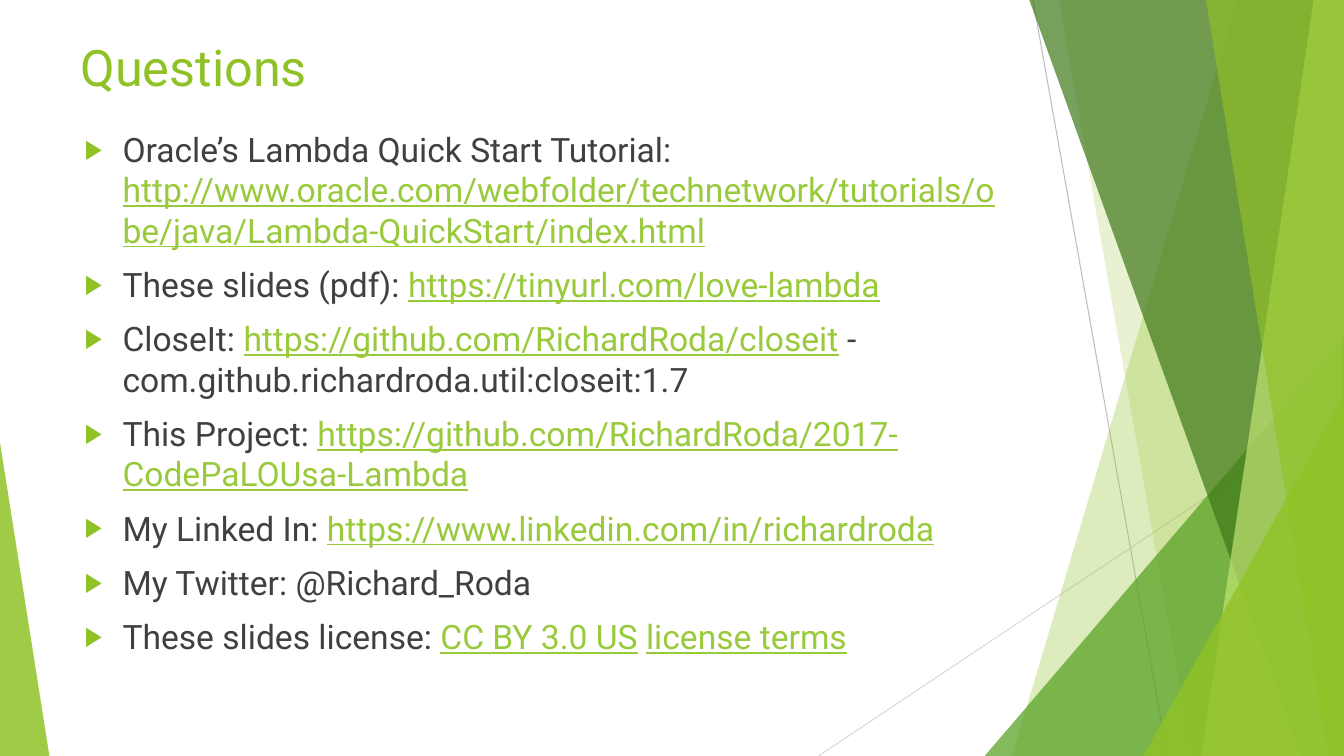
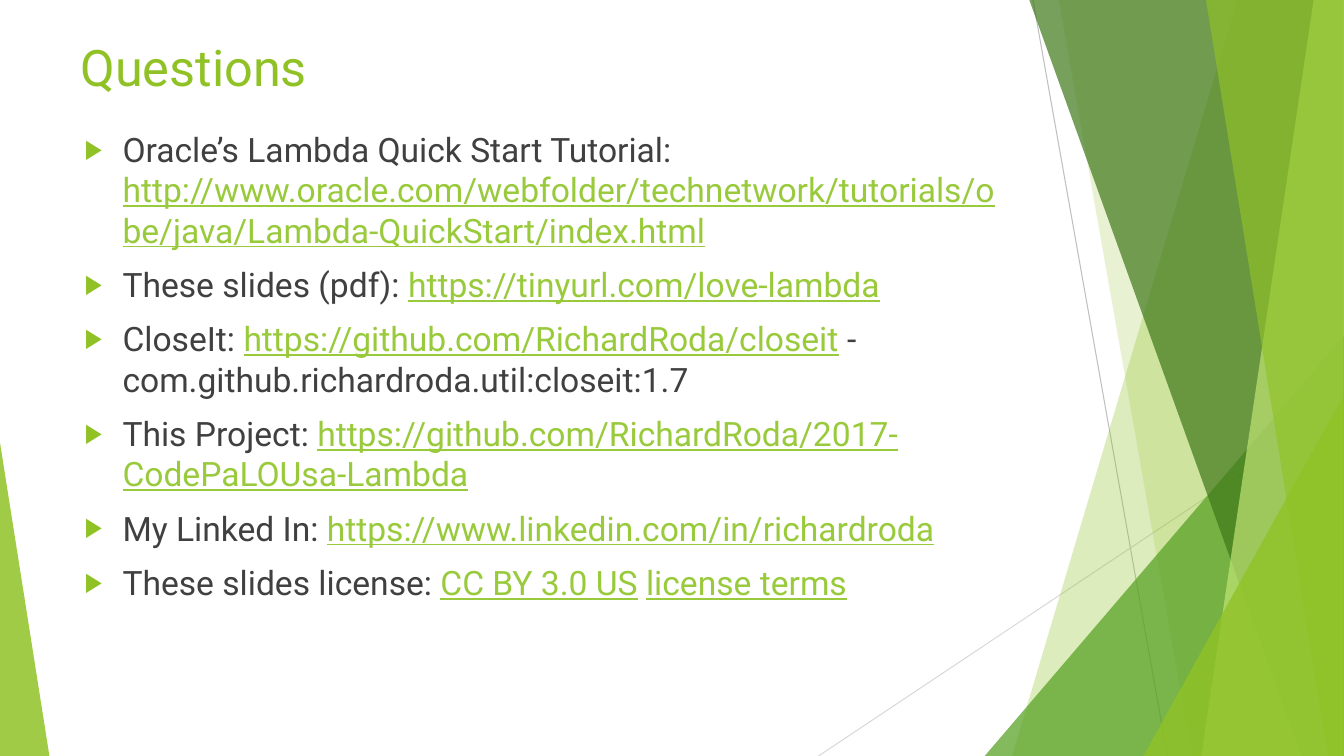
Before and after one commit to RichardRoda/2017-CodePaLOUsa-Lambda, a slide deck: slide 69 of Learning to Love the Lambda in the Stream.pptx (slide 63 before the commit). Drawn at 1344x756 pixels with LibreOffice and Linux fonts; fonts in the diff are those of the drawing. Boxes give left, top, right and bottom in pixels: in the first picture for what was removed or moved away, otherwise in the second. Text is boxed around its words. In the diff, an @@ line names an element or a change of style, - is before the commit and + after.

```diff
--- a/Learning to Love the Lambda in the Stream.pptx
+++ b/Learning to Love the Lambda in the Stream.pptx
@@ text at (123, 570, 532, 603): paragraph removed @@
-▶ My Twitter: @Richard_Roda
```
Also in this commit, not shown: 11 other slides changed, 7 slides added, 1 slide removed, 1 other file.
